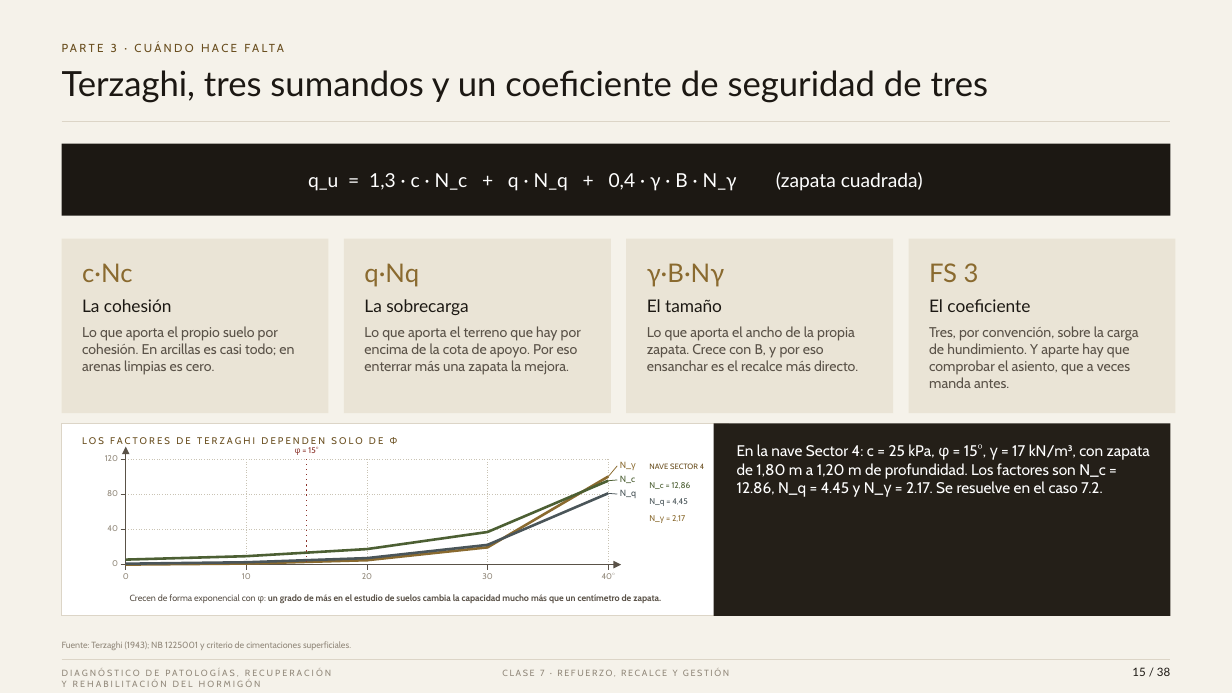
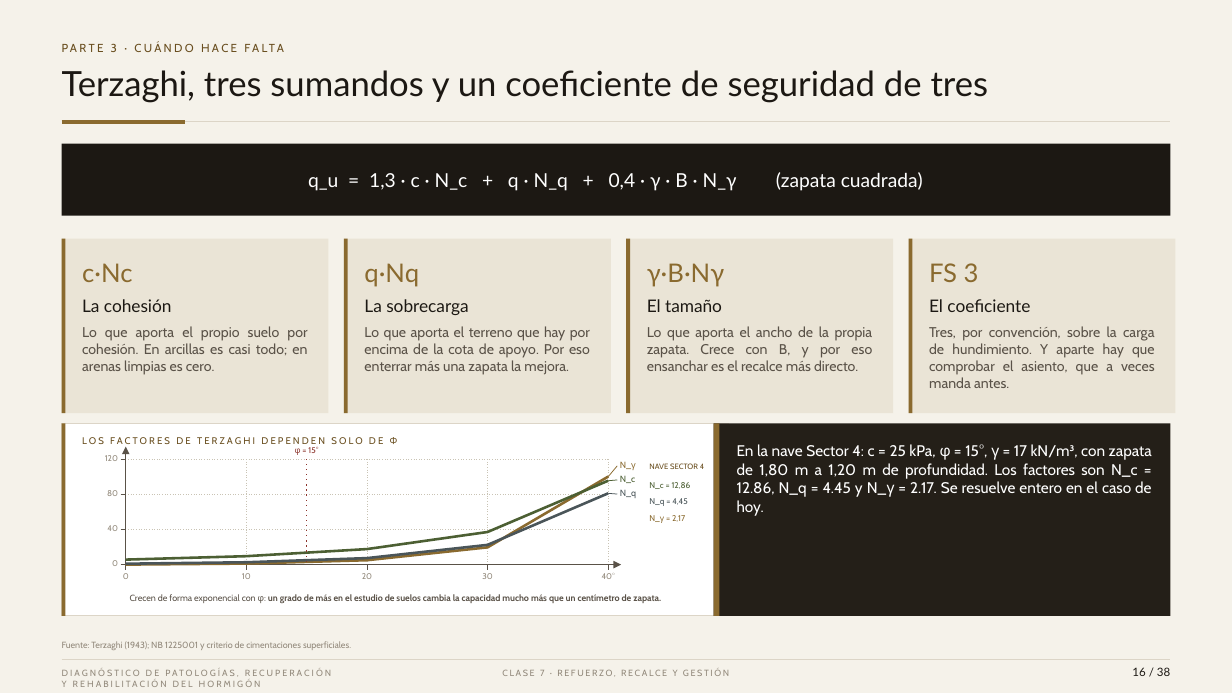
Before and after one commit to kevinyerkovc-cmd/Yerko, a slide deck: slide 16 of PH_Clase_7_Refuerzo_recalce_y_gestion.pptx (slide 15 before the commit). Drawn at 1232x693 pixels with LibreOffice and Linux fonts; fonts in the diff are those of the drawing. Boxes give left, top, right and bottom in pixels: in the first picture for what was removed or moved away, otherwise in the second. Text is boxed around its words. In the diff, an @@ line names an element or a change of style, - is before the commit and + after.

```diff
--- a/PH_Clase_7_Refuerzo_recalce_y_gestion.pptx
+++ b/PH_Clase_7_Refuerzo_recalce_y_gestion.pptx
@@ line added from (62, 122) to (185, 122), #8A6A2F 2.5 pt @@
@@ rectangle added at (62, 238, 66, 413), fill #8A6A2F @@
@@ rectangle added at (344, 238, 348, 413), fill #8A6A2F @@
@@ rectangle added at (627, 238, 630, 413), fill #8A6A2F @@
@@ rectangle added at (909, 238, 912, 413), fill #8A6A2F @@
@@ alignment left to justified in 4 elements at (82, 326, 307, 375), (364, 326, 590, 375), (647, 326, 873, 371), (929, 326, 1155, 388) @@
@@ rectangle added at (62, 423, 66, 616), fill #8A6A2F @@
@@ rectangle added at (714, 423, 719, 616), fill #8A6A2F @@
@@ text at (737, 444, 1152, 516): text changed @@
-En la nave Sector 4: c = 25 kPa, φ = 15°, γ = 17 kN/m³, con zapata de 1,80 m a 1,20 m de profundidad. Los factores son N_c = 12.86, N_q = 4.45 y N_γ = 2.17. Se resuelve en el caso 7.2.
+En la nave Sector 4: c = 25 kPa, φ = 15°, γ = 17 kN/m³, con zapata de 1,80 m a 1,20 m de profundidad. Los factores son N_c = 12.86, N_q = 4.45 y N_γ = 2.17. Se resuelve entero en el caso de hoy.
@@ text at (1132, 667, 1170, 676): text changed @@
-15 / 38
+16 / 38
```
Also in this commit, not shown: 34 other slides changed, 3 slides added, 3 slides removed, 2 other files.
